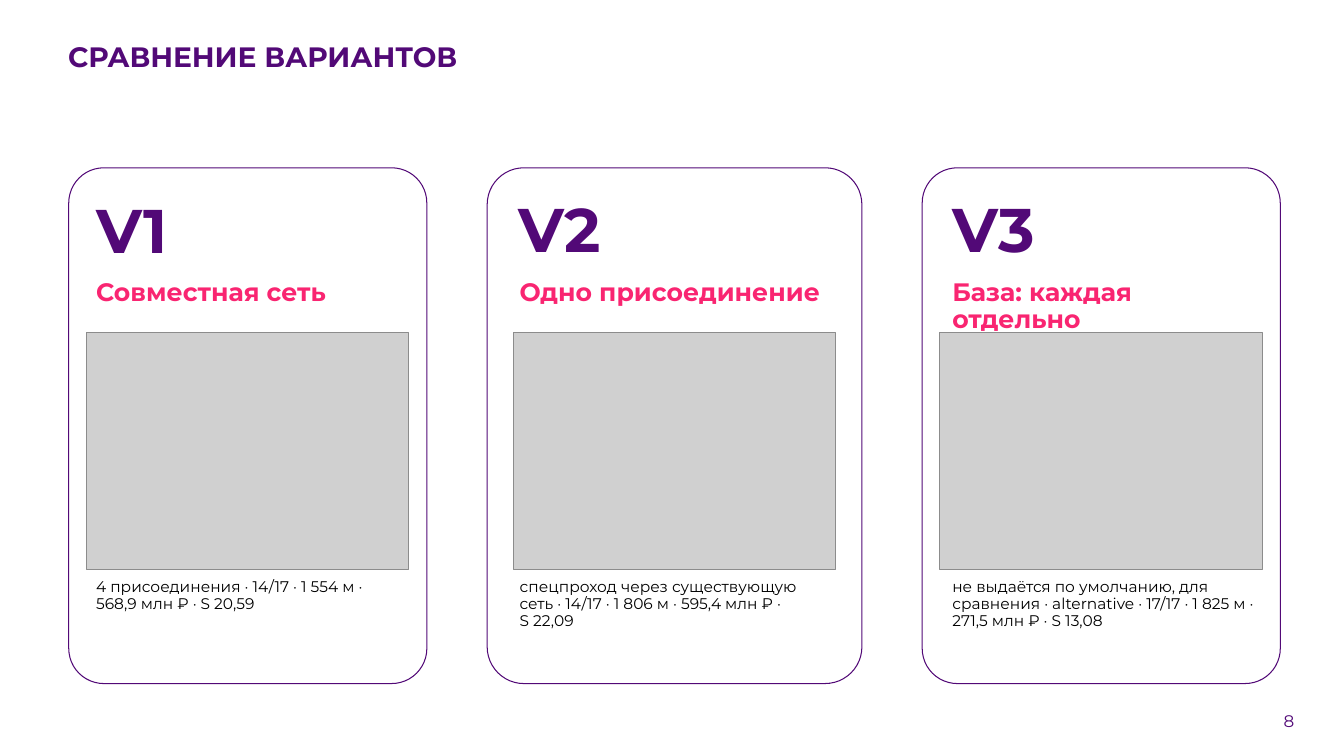
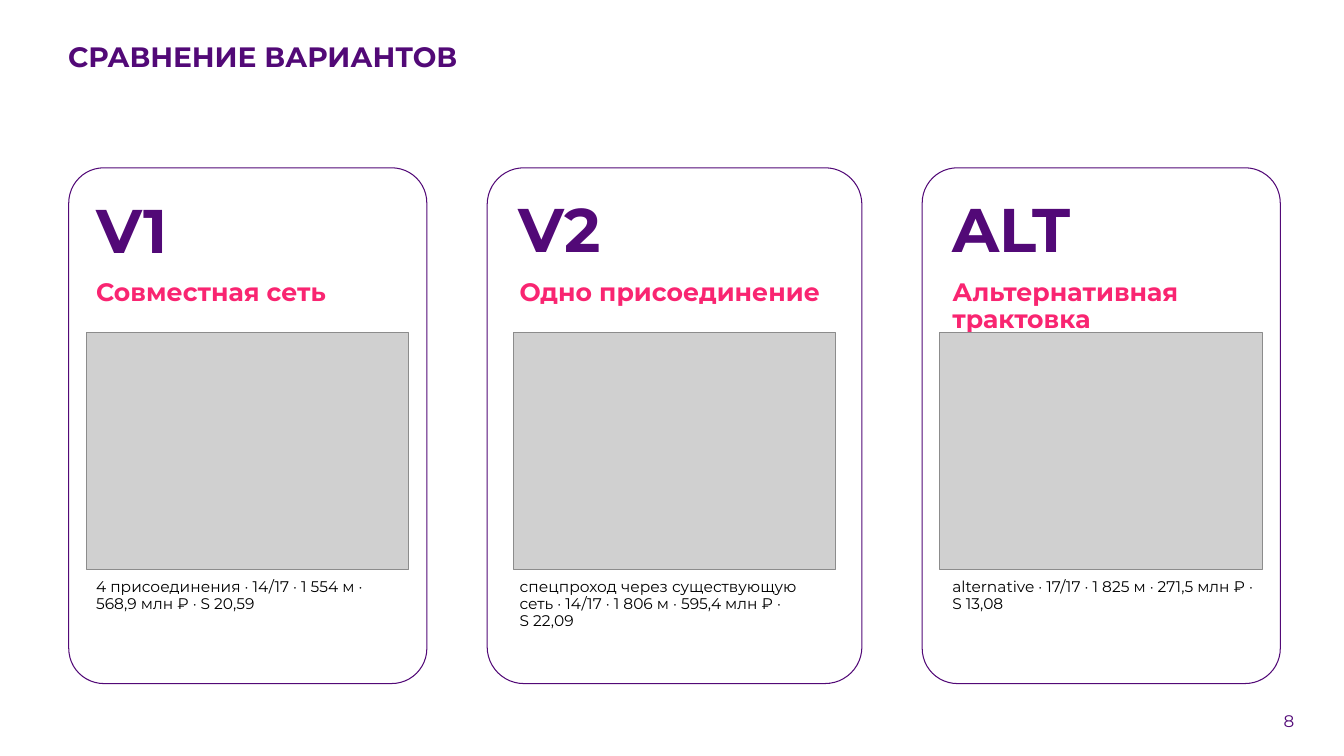
Before and after one commit to Wpresser/LCT-Elades-Heatnet, a slide deck: slide 8 of presentation/LCT_Task2_final_presentation.pptx. Drawn at 1344x756 pixels with LibreOffice and Linux fonts; fonts in the diff are those of the drawing; grey boxes stand for pictures; background and template pictures are left out. Boxes give left, top, right and bottom in pixels: in the first picture for what was removed or moved away, otherwise in the second. Text is boxed around its words. In the diff, an @@ line names an element or a change of style, - is before the commit and + after.

```diff
--- a/presentation/LCT_Task2_final_presentation.pptx
+++ b/presentation/LCT_Task2_final_presentation.pptx
@@ text at (952,209,1070,252): text changed @@
-V3
+ALT
@@ text at (952,283,1178,335): text changed @@
-База: каждая отдельно
+Альтернативная трактовка
@@ text at (952,579,1229,612): text changed @@
-не выдаётся по умолчанию, для сравнения · alternative · 17/17 · 1 825 м · 271,5 млн ₽ · S 13,08
+alternative · 17/17 · 1 825 м · 271,5 млн ₽ · S 13,08
```
Also in this commit, not shown: 4 other slides changed, 1 slide added, 1 slide removed, 4 other files.
